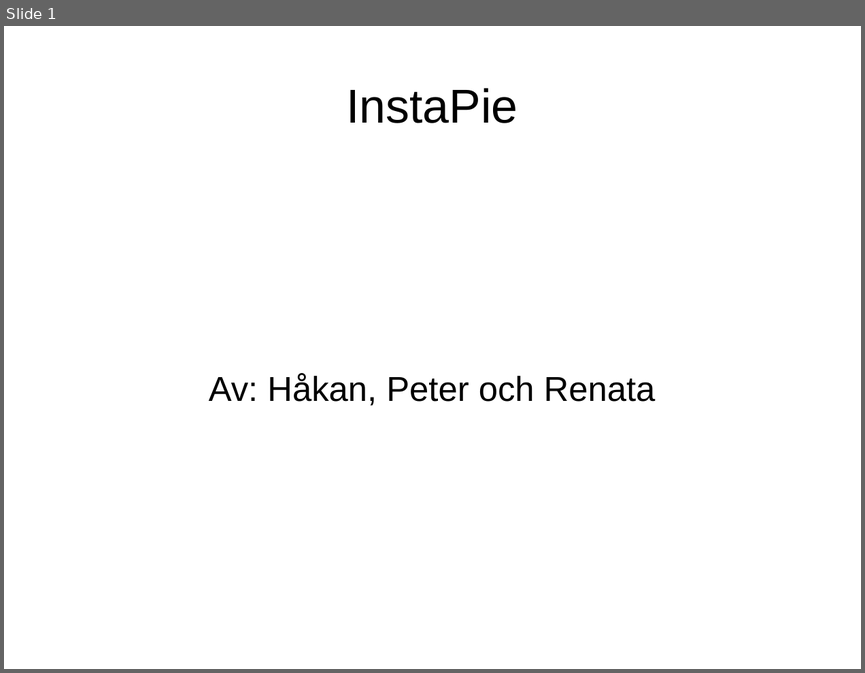
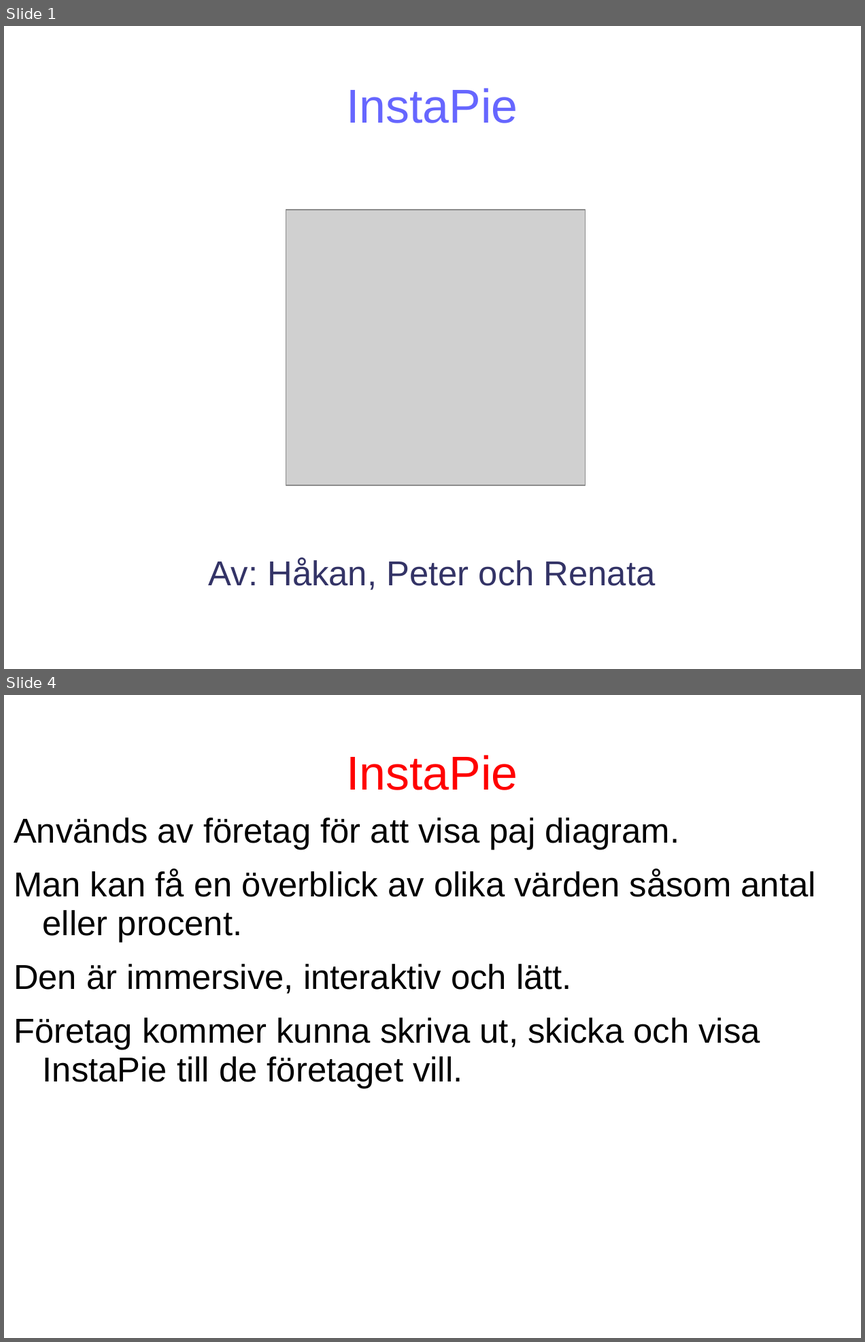
Before and after one commit to HakanHallberg/InstaPie, a slide deck: InstaPie.ppt. Shown one above the other, each under a label of ours: slide 1 before the commit, slides 1 and 4 after it; the slides between them are not shown. The pictures are 865x673 and 865x1342 pixels, drawn with LibreOffice and Linux fonts; fonts in the diff are those of the drawing; grey boxes stand for pictures; background and template pictures are left out. Boxes give left, top, right and bottom in pixels: in the first picture for what was removed or moved away, otherwise in the second. Text is boxed around its words. In the diff, an @@ line names an element or a change of style, - is before the commit and + after.

```diff
--- a/InstaPie.ppt
+++ b/InstaPie.ppt
@@ slide 4 added at bbox=[4, 695, 861, 1338], background picture (left out) @@
@@ title added at bbox=[346, 755, 517, 790], 44 pt, text #FF0000 @@
+InstaPie
@@ text added at bbox=[14, 817, 816, 1088], 32 pt, text #000000 @@
+Används av företag för att visa paj diagram.
+Man kan få en överblick av olika värden såsom antal eller procent.
+Den är immersive, interaktiv och lätt.
+Företag kommer kunna skriva ut, skicka och visa InstaPie till de företaget vill.
@@ slide 1 changed as well @@
@@ title "InstaPie" at bbox=[346, 88, 517, 123]: text colour #000000 to #6666FF @@
@@ picture added at bbox=[286, 210, 585, 485] @@
@@ subtitle "Av: Håkan, Peter och Renata": place and size @@
-subtitle "Av: Håkan, Peter och Renata" at bbox=[209, 373, 655, 405]
+subtitle "Av: Håkan, Peter och Renata" at bbox=[209, 558, 655, 590]
@@ subtitle "Av: Håkan, Peter och Renata" at bbox=[209, 558, 655, 590]: text colour #000000 to #333366 @@
```
Also in this commit, not shown: 3 other slides added.
